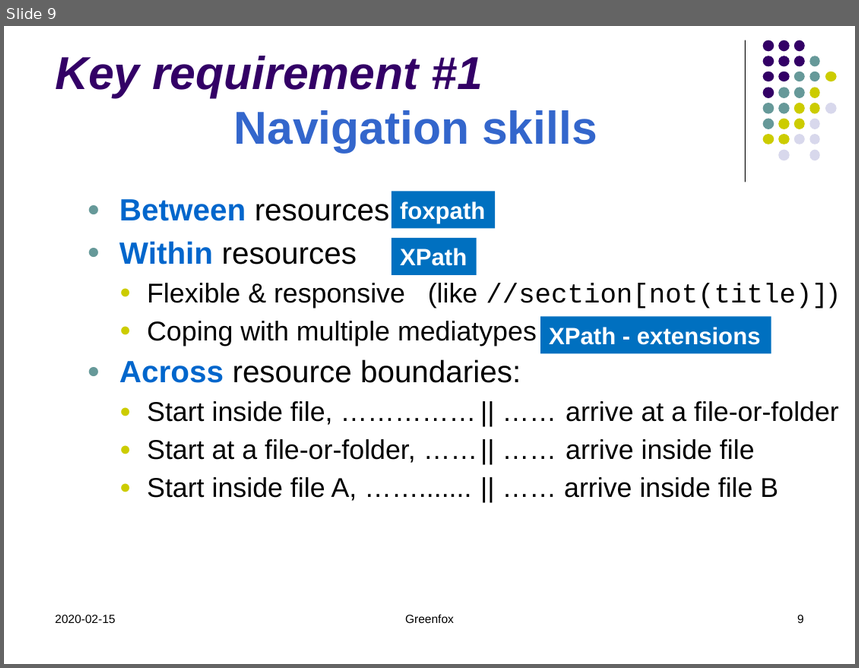
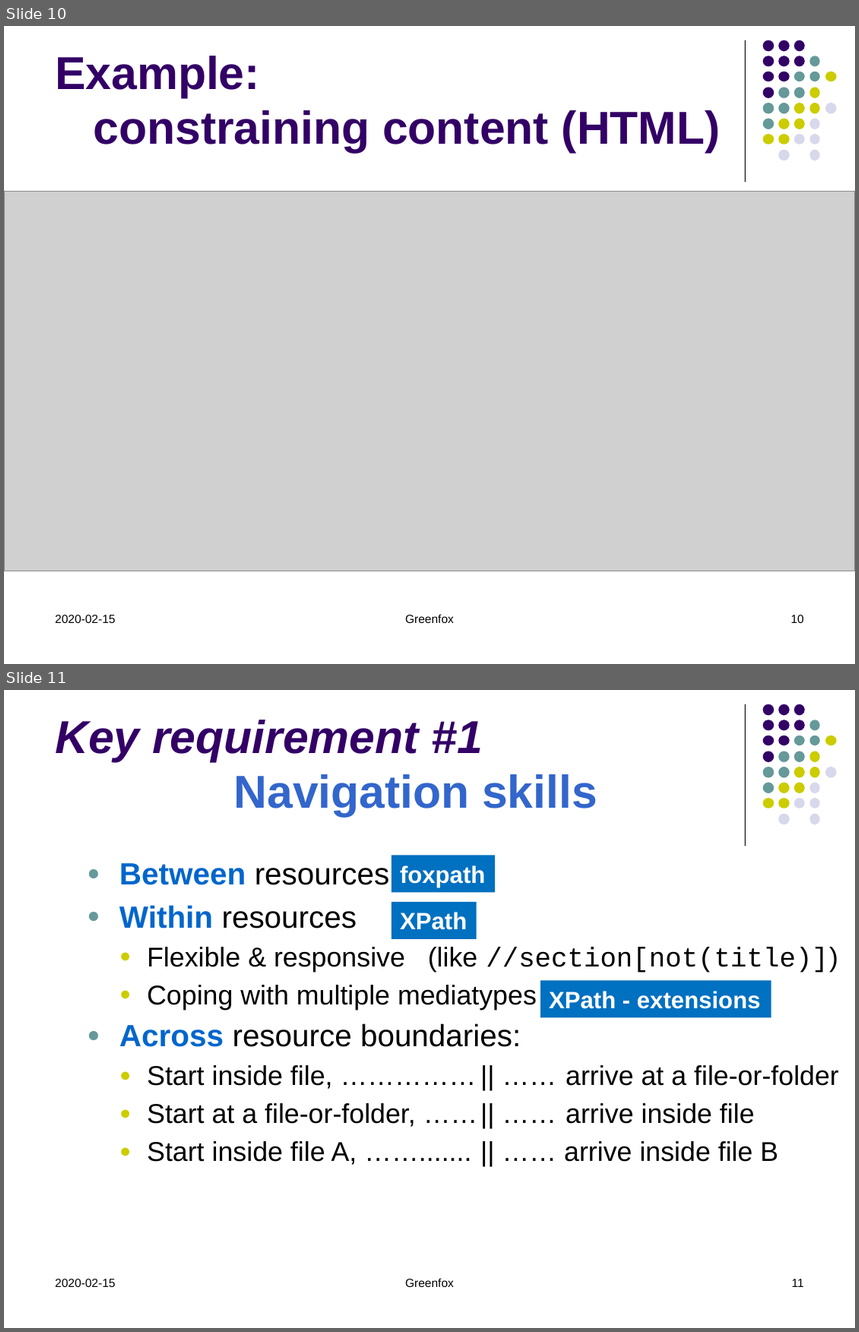
Before and after one commit to hrennau/greenfox, a slide deck: about/greenfox03.pptx. Shown one above the other, each under a label of ours: slide 9 before the commit, slides 10 and 11 after it. The pictures are 859x668 and 859x1332 pixels, drawn with LibreOffice and Linux fonts; fonts in the diff are those of the drawing; grey boxes stand for pictures. Boxes give left, top, right and bottom in pixels: in the first picture for what was removed or moved away, otherwise in the second. Text is boxed around its words. In the diff, an @@ line names an element or a change of style, - is before the commit and + after.

```diff
--- a/about/greenfox03.pptx
+++ b/about/greenfox03.pptx
@@ slide 10 added at (x1=4, y1=26, x2=855, y2=664), background #FFFFFF; not listed: 32 template elements that a slide beside it also shows @@
@@ title added at (x1=55, y1=56, x2=721, y2=153), 39 pt, text #330066, bold @@
+Example:
+constraining content (HTML)
@@ picture added at (x1=4, y1=191, x2=855, y2=572) @@
@@ text added at (x1=55, y1=615, x2=115, y2=623), 10 pt, text #000000 @@
+2020-02-15
@@ text added at (x1=405, y1=614, x2=454, y2=623), 10 pt, text #000000 @@
+Greenfox
@@ page number added at (x1=791, y1=615, x2=804, y2=623), 10 pt, text #000000 @@
+10
@@ what was slide 9 is now slide 11 @@
@@ page number at (x1=792, y1=1279, x2=804, y2=1287): text changed @@
-9
+11
```
Also in this commit, not shown: 1 other slide added.
